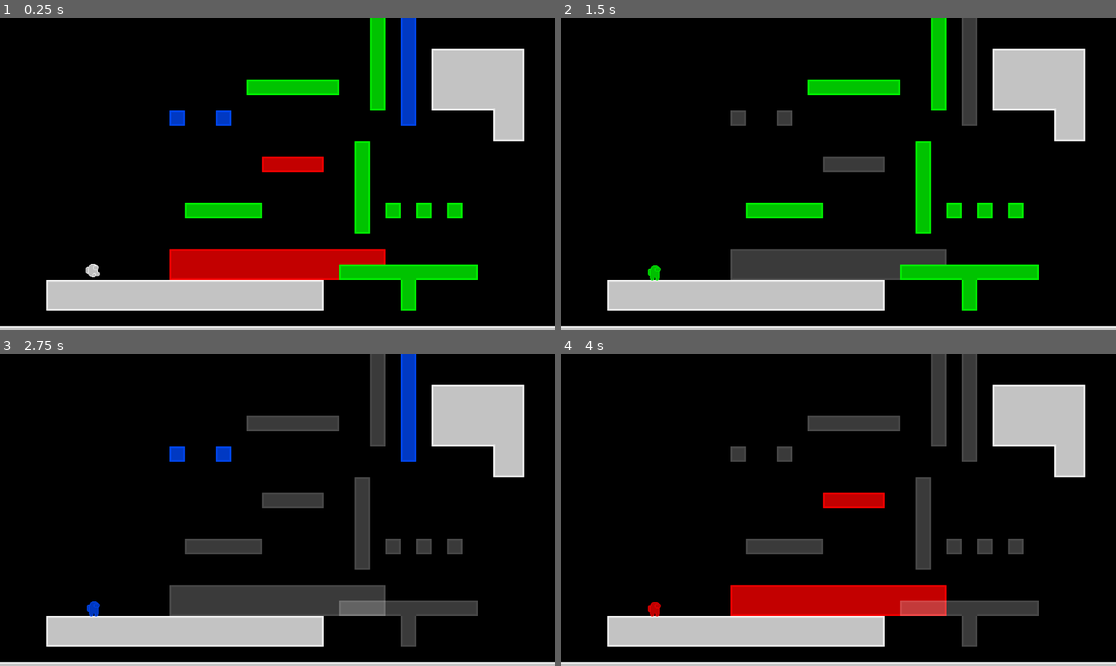
Above: before the commit, frames 1-4 (two rows, left to right).
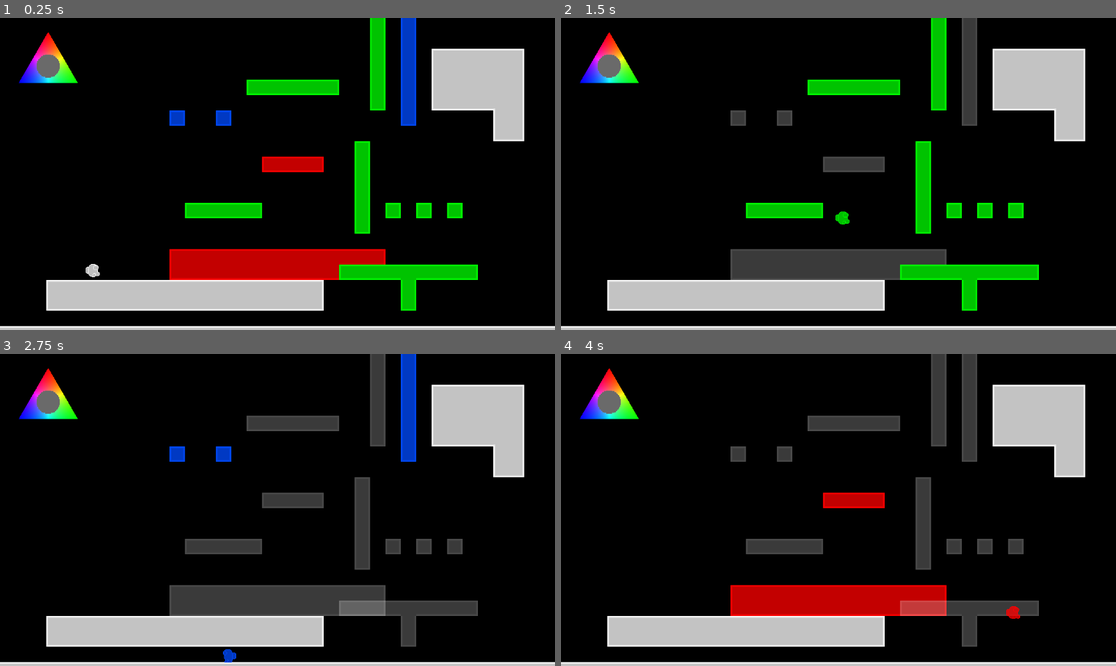
Above: after the commit, the same moments.

Repository: Barto9/Project-Neptun
Game: Godot game, scene res://scenes/test_map.tscn
Same seed, same stepped clock (60 frames per second), same inputs: the game is played once before the commit and once after it.
Inputs (mouse positions are in pixels of both pictures, inside the frame that each line leads up to):
- Up to frame 1 (0.25 s): no input
- Up to frame 2 (1.5 s): move the mouse to (960, 158) at 0.52 s; hold D (move_right, bound only after the commit) from 0.53 s (still down); tap Space (switch_color) at 0.6, 1.35 s; tap W (jump, bound only after the commit) at 0.77 s; move the mouse to (727, 189) at 1.27 s
- Up to frame 3 (2.75 s): tap W (jump, bound only after the commit) at 1.52 s; move the mouse to (333, 441) at 2.02 s; release D (move_right, bound only after the commit) at 2.03 s; hold A (move_left, bound only after the commit) from 2.03 s (still down); tap Space (switch_color) at 2.1 s
- Up to frame 4 (4 s): tap Enter at 2.75 s; move the mouse to (810, 572) at 2.77 s; release A (move_left, bound only after the commit) at 2.78 s; hold D (move_right, bound only after the commit) from 2.78 s (still down); tap Space (switch_color) at 2.85, 3.6 s; tap W (jump, bound only after the commit) at 3.02, 3.77 s; move the mouse to (1005, 556) at 3.52 s

The runs differ from the first frame. In frame 1, 0.9% of the frame differs, in the area x 3-15%, y 4-21%; in frame 2, 1.1%, in the area x 3-53%, y 4-85%; in frame 3, 1.1%; in frame 4, 1.1%.

Commit message:
Added color controller

Diff:
--- a/rgb_windows/project.godot
+++ b/rgb_windows/project.godot
@@ -19,17 +19,17 @@
 
 move_left={
 "deadzone": 0.5,
-"events": [Object(InputEventKey,"resource_local_to_scene":fa …(140 unchanged characters)… d":false,"keycode":0,"physical_keycode":4194319,"key_label":0,"unicode":0,"location":0,"echo":false,"script":null)
+"events": [Object(InputEventKey,"resource_local_to_scene":fa …(140 unchanged characters)… d":false,"keycode":0,"physical_keycode":65,"key_label":0,"unicode":97,"location":0,"echo":false,"script":null)
 ]
 }
 move_right={
 "deadzone": 0.5,
-"events": [Object(InputEventKey,"resource_local_to_scene":fa …(140 unchanged characters)… d":false,"keycode":0,"physical_keycode":4194321,"key_label":0,"unicode":0,"location":0,"echo":false,"script":null)
+"events": [Object(InputEventKey,"resource_local_to_scene":fa …(140 unchanged characters)… d":false,"keycode":0,"physical_keycode":68,"key_label":0,"unicode":100,"location":0,"echo":false,"script":null)
 ]
 }
 jump={
 "deadzone": 0.5,
-"events": [Object(InputEventKey,"resource_local_to_scene":fa …(140 unchanged characters)… d":false,"keycode":0,"physical_keycode":4194320,"key_label":0,"unicode":0,"location":0,"echo":false,"script":null)
+"events": [Object(InputEventKey,"resource_local_to_scene":fa …(140 unchanged characters)… d":false,"keycode":0,"physical_keycode":87,"key_label":0,"unicode":119,"location":0,"echo":false,"script":null)
 ]
 }
 switch_color={
--- /dev/null
+++ b/rgb_windows/scenes/controller.gd
@@ -0,0 +1,3 @@
+extends Node2D
+
+var posVector: Vector2
--- /dev/null
+++ b/rgb_windows/scenes/controller.tscn
@@ -0,0 +1,29 @@
+[gd_scene load_steps=5 format=3 uid="uid://dy10iitnpweqn"]
+
+[ext_resource type="Script" path="res://scenes/controller.gd" id="1_ebhon"]
+[ext_resource type="Texture2D" uid="uid://cmimonswynp6x" path="res://sprites/rgb_triangle.png" id="2_4wej0"]
+[ext_resource type="Texture2D" uid="uid://cl7tclnyfo2sf" path="res://sprites/contr_stick_sprite.png" id="2_gu0ur"]
+[ext_resource type="Script" path="res://scenes/stick_sprite.gd" id="4_f8mo8"]
+
+[node name="Controller" type="Node2D"]
+script = ExtResource("1_ebhon")
+
+[node name="BaseSprite" type="Sprite2D" parent="."]
+position = Vector2(0, -6)
+scale = Vector2(0.08, 0.08)
+texture = ExtResource("2_4wej0")
+
+[node name="StickSprite" type="Sprite2D" parent="."]
+scale = Vector2(0.5, 0.5)
+texture = ExtResource("2_gu0ur")
+script = ExtResource("4_f8mo8")
+
+[node name="Button" type="Button" parent="."]
+modulate = Color(1, 1, 1, 0)
+offset_left = -23.0
+offset_top = -26.0
+offset_right = 23.0
+offset_bottom = 15.0
+
+[connection signal="button_down" from="Button" to="StickSprite" method="_on_button_button_down"]
+[connection signal="button_up" from="Button" to="StickSprite" method="_on_button_button_up"]
--- /dev/null
+++ b/rgb_windows/scenes/stick_sprite.gd
@@ -0,0 +1,32 @@
+extends Sprite2D
+
+@onready var controller: Node2D = $".."
+
+var pressing = false
+
+@export var maxLength = 15
+@export var deadzone = 2
+
+# Called when the node enters the scene tree for the first time.
+func _ready() -> void:
+	maxLength *= controller.scale.x
+	deadzone *= controller.scale.x
+
+# Called every frame. 'delta' is the elapsed time since the previous frame.
+func _process(delta: float) -> void:
+	if pressing:
+		if get_global_mouse_position().distance_to(controller.global_position) <= maxLength:
+			global_position = get_global_mouse_position()
+		else:
+			var angle = controller.global_position.angle_to_point(get_global_mouse_position())
+			global_position.x = controller.global_position.x + cos(angle)*maxLength
+			global_position.y = controller.global_position.x + sin(angle)*maxLength
+	elif position.length() <= deadzone:
+		global_position = controller.global_position
+	controller.posVector = (global_position - controller.global_position)/maxLength
+
+func _on_button_button_down() -> void:
+	pressing = true
+
+func _on_button_button_up() -> void:
+	pressing = false
--- a/rgb_windows/scenes/test_map.tscn
+++ b/rgb_windows/scenes/test_map.tscn
@@ -1,8 +1,9 @@
-[gd_scene load_steps=4 format=4 uid="uid://c08std24ix6u7"]
+[gd_scene load_steps=5 format=4 uid="uid://c08std24ix6u7"]
 
 [ext_resource type="Script" path="res://scripts/test_map.gd" id="1_75fmb"]
 [ext_resource type="TileSet" uid="uid://m2sx6o4um3wk" path="res://default_tileset.tres" id="1_uxkdi"]
 [ext_resource type="PackedScene" uid="uid://ddurxphw7iort" path="res://scenes/player.tscn" id="2_td4xg"]
+[ext_resource type="PackedScene" uid="uid://dy10iitnpweqn" path="res://scenes/controller.tscn" id="4_5upvu"]
 
 [node name="Test_Map" type="Node2D"]
 script = ExtResource("1_75fmb")
@@ -42,4 +43,8 @@
 speed = 400.0
 jump_velocity = 500.0
 
+[node name="Controller" parent="." instance=ExtResource("4_5upvu")]
+position = Vector2(100, 100)
+scale = Vector2(3, 3)
+
 [connection signal="switch_color" from="Player" to="." method="_on_player_switch_color"]
Renamed: rgb_windows/sprites/base_sprite.png -> rgb_windows/sprites/contr_base_sprite.png
Not shown, changed: rgb_windows/sprites/contr_base_sprite.png.import
Binary file added: rgb_windows/sprites/contr_stick_sprite.png
Not shown, added: rgb_windows/sprites/contr_stick_sprite.png.import
Binary file added: rgb_windows/sprites/rgb_triangle.png
Not shown, changed: rgb_windows/sprites/rgb_triangle.png.import
Binary file removed: rgb_windows/sprites/stick_sprite.png
